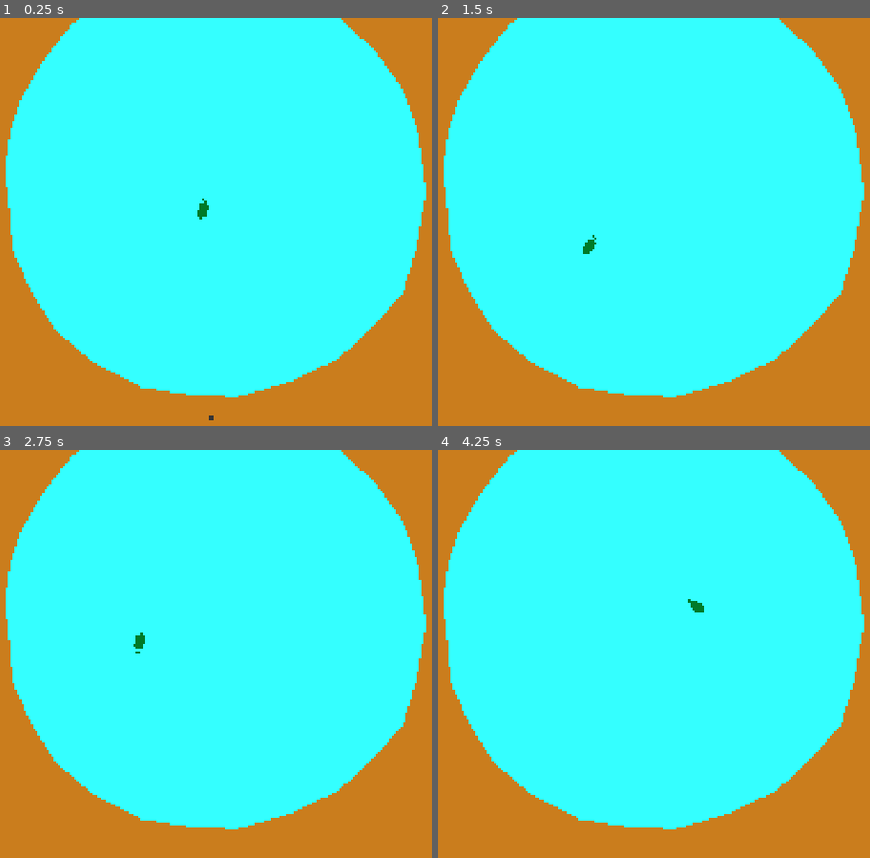
Above: before the commit, frames 1-4 (two rows, left to right).
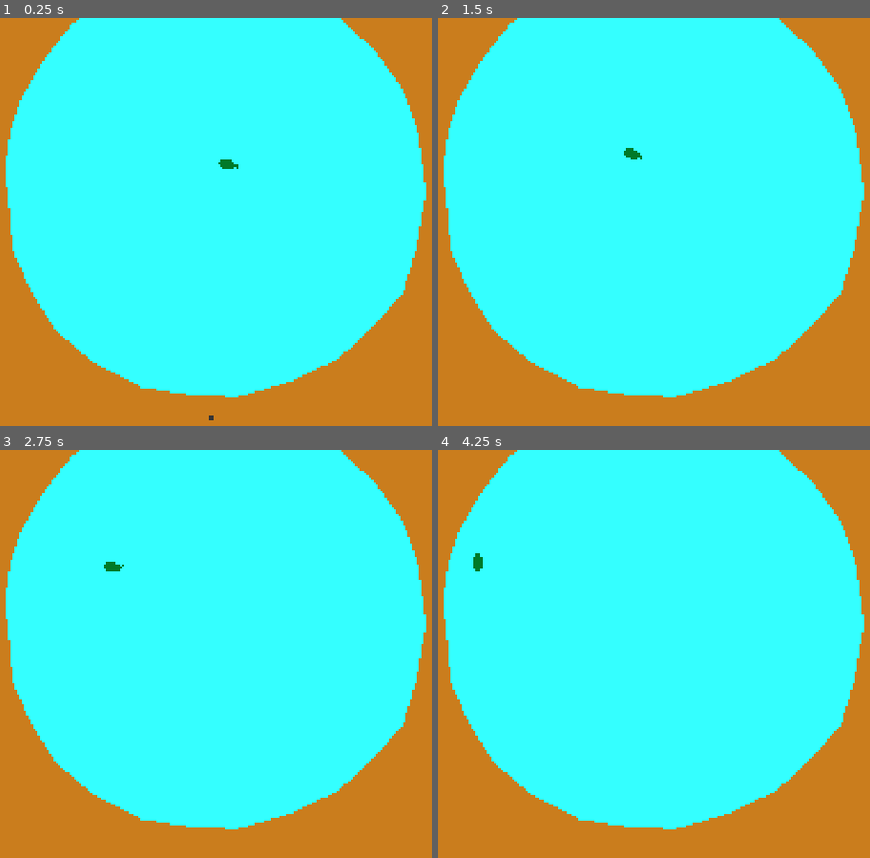
Above: after the commit, the same moments.

Repository: viggogoeth/NotMG
Game: Godot game, scene res://fishing/fishing_minigame.tscn
The game is run twice, just before and just after one commit, with the same random seed, the same clock (stepped at 60 frames per second) and the same inputs. This scene is started directly instead of the project's main scene.
Inputs (mouse positions are in pixels of both pictures, inside the frame that each line leads up to):
- Up to frame 1 (0.25 s): no input
- Up to frame 2 (1.5 s): tap Enter at 0.5 s; move the mouse to (835, 209) at 0.52 s; press the mouse at (835, 209) at 0.53 s; hold D (move_right) 0.53-1.25 s; release the mouse at (835, 209) at 1.25 s; tap R (rotate_reset) at 1.25 s; drag from (515, 254) to (632, 319) at 1.27 s
- Up to frame 3 (2.75 s): move the mouse to (306, 572) at 2.02 s; hold D (move_right) from 2.03 s (still down); hold E (interact) from 2.03 s (still down); click (306, 572) at 2.3 s
- Up to frame 4 (4.25 s): release D (move_right) at 2.75 s; release E (interact) at 2.75 s; drag from (632, 751) to (442, 600) at 2.77 s; move the mouse to (outside the picture) at 3.52 s; press the mouse at (outside the picture) at 3.53 s; hold A (move_left) from 3.53 s (still down); tap - (zoom_in) at 3.6 s

The runs differ from the first frame. In frame 1, 0.2% of the frame differs, in the area x 45-56%, y 34-50%; in frame 2, 0.2%; in frame 3, 0.2%; in frame 4, 0.2%.

Commit message:
more fishing

Diff:
--- a/fishing/fish.gd
+++ b/fishing/fish.gd
@@ -1,30 +1,66 @@
 extends CharacterBody2D
 
 
-const SPEED = 300.0
-const JUMP_VELOCITY = -400.0
+const SPEED = 150.0
 
 @onready var movement_update_timer = $MovementUpdateTimer
 var should_update_movement: bool = true
+
+@onready var edge_vision = $EdgeVision
+
+var rod_charge: float = 0
 
 func _physics_process(delta: float) -> void:
 	var rand = RandomNumberGenerator.new()
 
 	if should_update_movement:
 		var tween = create_tween()
-		var direction = Vector2(rand.randf_range(-1, 1), rand.randf_range(-1,1))
-
-		tween.tween_property(self, "velocity", direction * SPEED, 0.1)
+		update_movement()
 		should_update_movement = false
 		movement_update_timer.start()
 
-		#var old_rotation = rotation
-		var new_rotation = direction.normalized().angle() + PI / 2
-		tween.tween_property(self, "rotation", new_rotation, 0.2)
-
-
 	move_and_slide()
 
+	if Input.is_action_pressed("main_attack"):
+		charge_rod(delta)
+
+	if Input.is_action_just_released("main_attack"):
+		release_rod()
+
+func update_movement() -> void:
+	var rand = RandomNumberGenerator.new()
+	var tween = create_tween()
+
+	var old_direction = velocity.normalized()
+	var new_x: float
+	var new_y: float
+	if edge_vision.is_colliding():
+		new_x = -old_direction.x
+		new_y = -old_direction.y
+	else:
+		new_x = old_direction.x + rand.randf_range(-0.2, 0.2)
+		new_y = old_direction.y + rand.randf_range(-0.2, 0.2)
+	var new_direction = Vector2(new_x, new_y)
+
+	print(new_direction)
+
+	#tween.tween_property(self, "velocity", Vector2(0,0), 0.2)
+	var new_velocity = new_direction * SPEED
+	#velocity = new_velocity
+	tween.tween_property(self, "velocity", new_velocity, 0.2)
+
+	var new_rotation = new_direction.angle() + PI / 2
+	#tween.tween_property(self, "rotation", new_rotation, 0.2)
+	rotation = new_rotation
+
+func charge_rod(delta: float) -> void:
+	if rod_charge < 100:
+		rod_charge += 1 * delta
+	else:
+		rod_charge = 100
+
+func release_rod() -> void:
+	print("Released rod at %.2f charge" % rod_charge)
 
 func _on_movement_update_timer_timeout() -> void:
 	should_update_movement = true
--- a/fishing/fishing_minigame.tscn
+++ b/fishing/fishing_minigame.tscn
@@ -29,11 +29,15 @@
 polygon = PackedVector2Array(609, 1, 525, 93, 472, 187, 438, 287, 426, 389, 436, 557, 488, 679, 568, 783, 665, 867, 780 …(193 unchanged characters)…
 
 [node name="Fish" type="CharacterBody2D" parent="." unique_id=1821176963]
-position = Vector2(905, 477)
+position = Vector2(957, 370)
 collision_layer = 0
 collision_mask = 131072
 script = ExtResource("1_c2u82")
 metadata/_edit_group_ = true
+
+[node name="EdgeVision" type="RayCast2D" parent="Fish" unique_id=1797568233]
+target_position = Vector2(0, -100)
+collision_mask = 131072
 
 [node name="CollisionShape2D" type="CollisionShape2D" parent="Fish" unique_id=1535851879]
 shape = SubResource("CapsuleShape2D_txu1t")
